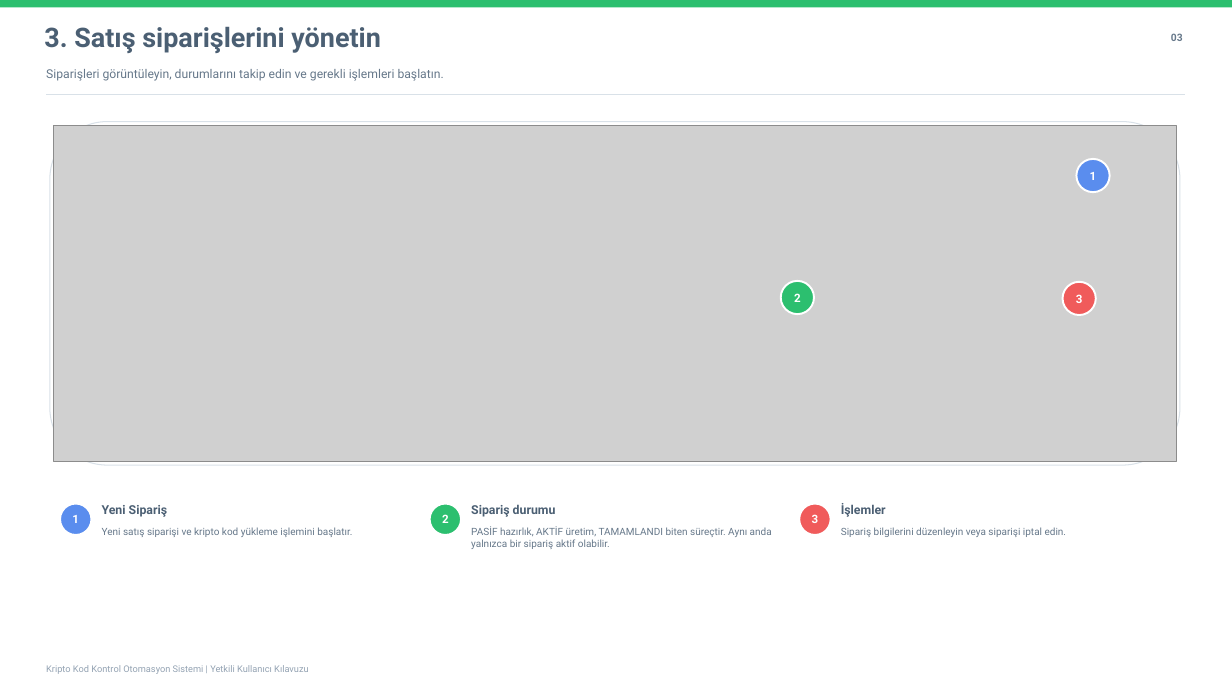
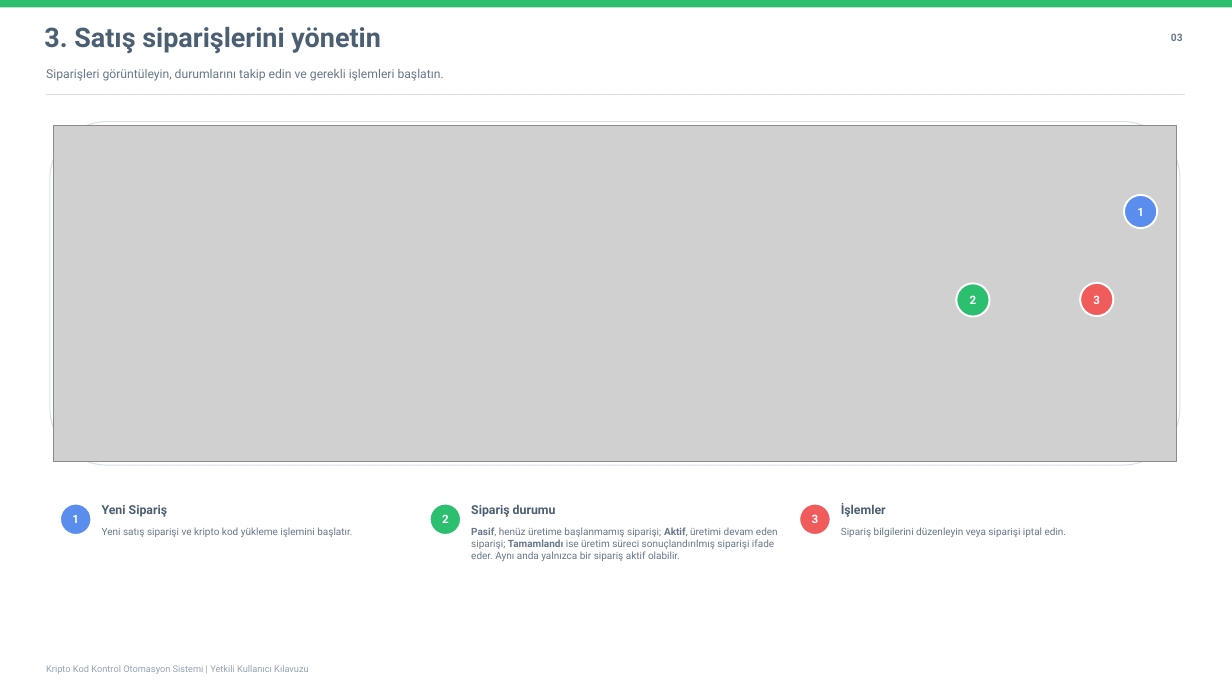
Before and after one commit to MesutKizilay/Public.CryptoCodeControlAutomation, a slide deck: slide 4 of docs/output/Kripto_Kod_Kontrol_Otomasyon_Sistemi_Yetkili_Kullanici_Kilavuzu.pptx. Drawn at 1232x693 pixels with LibreOffice and Linux fonts; fonts in the diff are those of the drawing; grey boxes stand for pictures. Boxes give left, top, right and bottom in pixels: in the first picture for what was removed or moved away, otherwise in the second. Text is boxed around its words. In the diff, an @@ line names an element or a change of style, - is before the commit and + after.

```diff
--- a/docs/output/Kripto_Kod_Kontrol_Otomasyon_Sistemi_Yetkili_Kullanici_Kilavuzu.pptx
+++ b/docs/output/Kripto_Kod_Kontrol_Otomasyon_Sistemi_Yetkili_Kullanici_Kilavuzu.pptx
@@ ellipse "1": place and size @@
-ellipse "1" at [1077, 159, 1110, 192]
+ellipse "1" at [1124, 195, 1157, 228]
@@ ellipse "2": place and size @@
-ellipse "2" at [781, 281, 814, 314]
+ellipse "2" at [957, 284, 990, 317]
@@ ellipse "3": place and size @@
-ellipse "3" at [1063, 282, 1096, 315]
+ellipse "3" at [1080, 283, 1114, 316]
@@ text at [471, 527, 778, 561]: text changed @@
-PASİF hazırlık, AKTİF üretim, TAMAMLANDI biten süreçtir. Aynı anda yalnızca bir sipariş aktif olabilir.
+Pasif, henüz üretime başlanmamış siparişi; Aktif, üretimi devam eden siparişi; Tamamlandı ise üretim süreci sonuçlandırılmış siparişi ifade eder. Aynı anda yalnızca bir sipariş aktif olabilir.
```
Also in this commit, not shown: 13 other slides changed, 7 other files.
